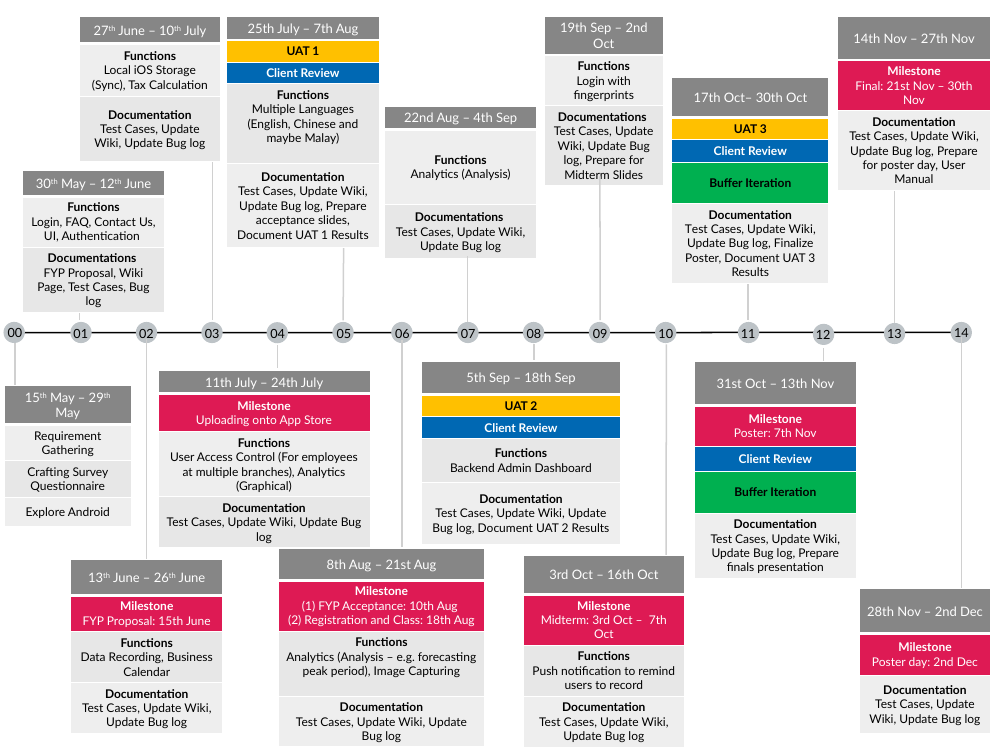
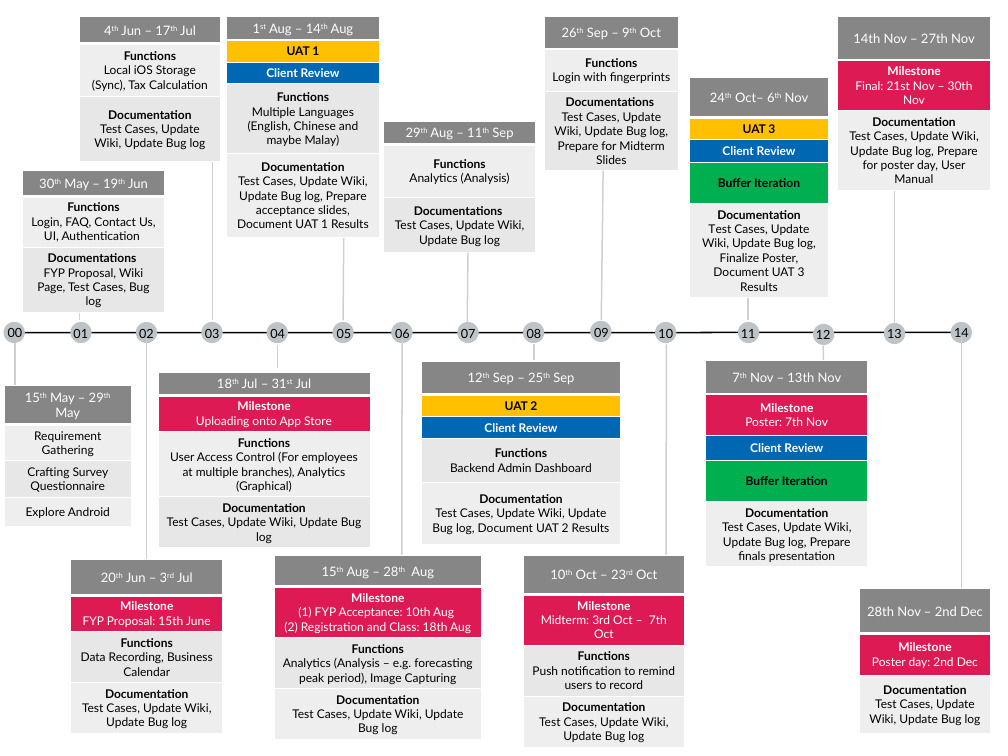
Before and after one commit to benguettachua/SmartHawker, a slide deck: slide 1 of FYP/FYPTimeline 11th June Edition.pptx. Drawn at 1008x756 pixels with LibreOffice and Linux fonts; fonts in the diff are those of the drawing. Boxes give left, top, right and bottom in pixels: in the first picture for what was removed or moved away, otherwise in the second. Text is boxed around its words. In the diff, an @@ line names an element or a change of style, - is before the commit and + after.

```diff
--- a/FYP/FYPTimeline 11th June Edition.pptx
+++ b/FYP/FYPTimeline 11th June Edition.pptx
@@ table at (79,17,220,161) @@
-row 1, column 1: 27th June – 10th July
+row 1, column 1: 4th Jun – 17th Jul
@@ table at (227,17,379,237) @@
-row 1, column 1: 25th July – 7th Aug
+row 1, column 1: 1st Aug – 14th Aug
@@ table at (544,17,678,171) @@
-row 1, column 1: 19th Sep – 2nd Oct
+row 1, column 1: 26th Sep – 9th Oct
@@ table: place and size @@
-table at (544,17,663,186)
+table at (544,17,678,171)
@@ table at (689,78,829,295) @@
-row 1, column 1: 17th Oct– 30th Oct
+row 1, column 1: 24th Oct– 6th Nov
@@ table: place and size @@
-table at (672,78,829,467)
+table at (689,78,829,295)
@@ table at (384,121,536,253) @@
-row 1, column 1: 22nd Aug – 4th Sep
+row 1, column 1: 29th Aug – 11th Sep
@@ table: place and size @@
-table at (384,106,536,732)
+table at (384,121,536,253)
@@ table at (22,170,165,311) @@
-row 1, column 1: 30th May – 12th June
+row 1, column 1: 30th May – 19th Jun
@@ line moved from (600, 176) - (600, 320) to (603, 171) - (601, 320) @@
@@ line moved from (467, 256) - (467, 322) to (468, 253) - (467, 322) @@
@@ line moved from (402, 341) - (402, 547) to (402, 341) - (402, 555) @@
@@ table at (158,372,370,548) @@
-row 1, column 1: 11th July – 24th July
+row 1, column 1: 18th Jul – 31st Jul
@@ table at (421,361,621,544) @@
-row 1, column 1: 5th Sep – 18th Sep
+row 1, column 1: 12th Sep – 25th Sep
@@ table at (706,361,868,567) @@
-row 1, column 1: 31st Oct – 13th Nov
+row 1, column 1: 7th Nov – 13th Nov
@@ table: place and size @@
-table at (695,361,857,579)
+table at (706,361,868,567)
@@ table at (71,559,222,733) @@
-row 1, column 1: 13th June – 26th June
+row 1, column 1: 20th Jun – 3rd Jul
@@ table at (274,555,481,739) @@
-row 1, column 1: 8th Aug – 21st Aug
+row 1, column 1: 15th Aug – 28th Aug
@@ table: place and size @@
-table at (278,549,485,747)
+table at (274,555,481,739)
@@ table at (523,555,685,746) @@
-row 1, column 1: 3rd Oct – 16th Oct
+row 1, column 1: 10th Oct – 23rd Oct
```
Also in this commit, not shown: 2 other files.
